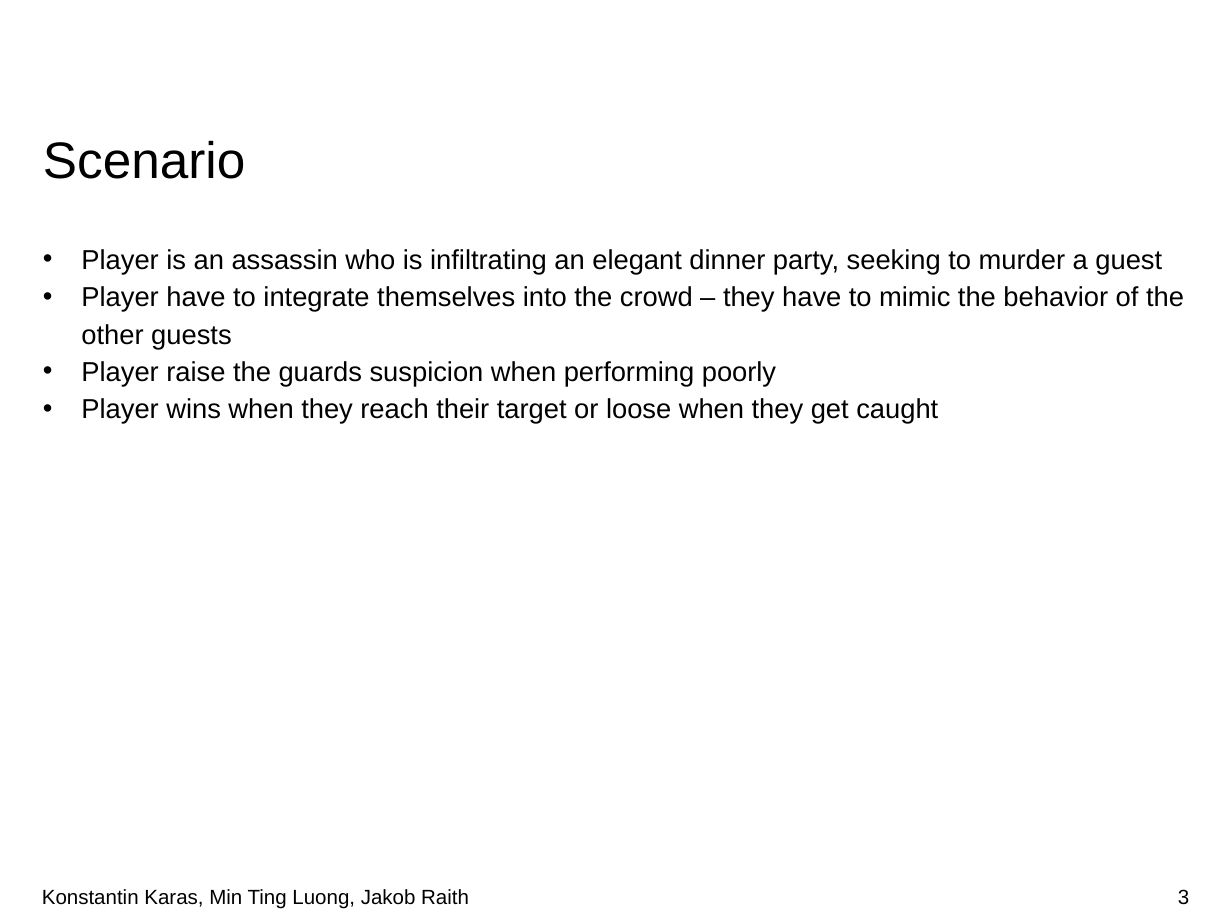
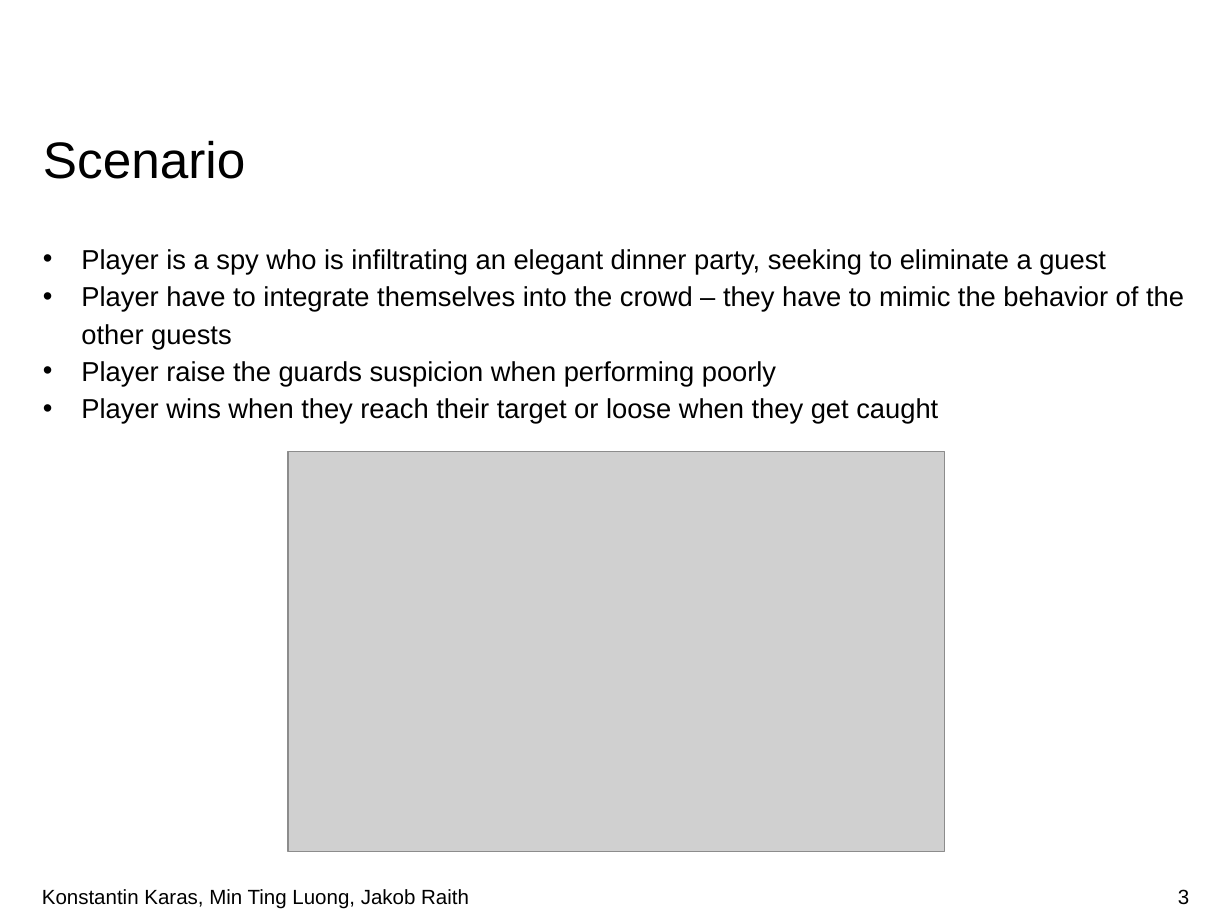
Before and after one commit to doingitraith/TaViS2019, a slide deck: slide 3 of Documents/Kickoff.pptx. Drawn at 1232x924 pixels with LibreOffice and Linux fonts; fonts in the diff are those of the drawing; grey boxes stand for pictures; background and template pictures are left out. Boxes give left, top, right and bottom in pixels: in the first picture for what was removed or moved away, otherwise in the second. Text is boxed around its words. In the diff, an @@ line names an element or a change of style, - is before the commit and + after.

```diff
--- a/Documents/Kickoff.pptx
+++ b/Documents/Kickoff.pptx
@@ text at (81, 249, 1106, 275): text changed @@
-• Player is an assassin who is infiltrating an elegant dinner party, seeking to murder a guest
+• Player is a spy who is infiltrating an elegant dinner party, seeking to eliminate a guest
@@ picture added at (288, 451, 945, 851) @@
```
Also in this commit, not shown: 4 other slides changed, 14 other files.
